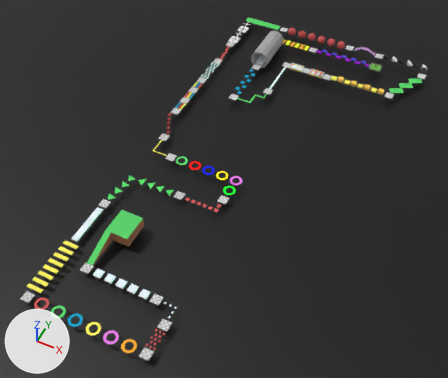
One commit to the glTF model assets/Sample obby/obby.gltf: the scene before it, then after it.
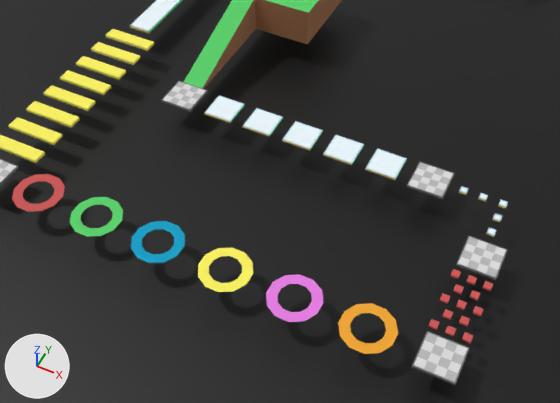
Old and new are each drawn whole from a 50 mm lens placed at (36.3, -209.0, 154.6), pointed at (-27.2, -82.0, -4.1) and again close up from a 50 mm lens placed at (-14.8, -178.3, 48.2), pointed at (-35.3, -137.2, -3.2). Lighting does not change. The marker at lower left points along +X, +Y and +Z. The first two pictures are the older version. Where no turn or scale is listed for an object, it has been applied to the vertices.
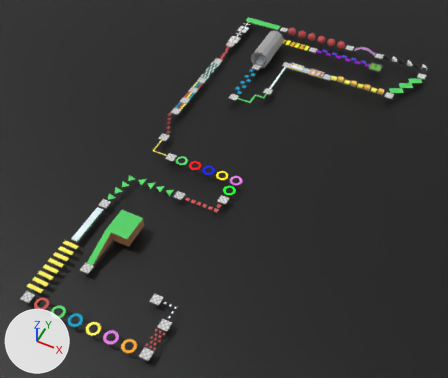
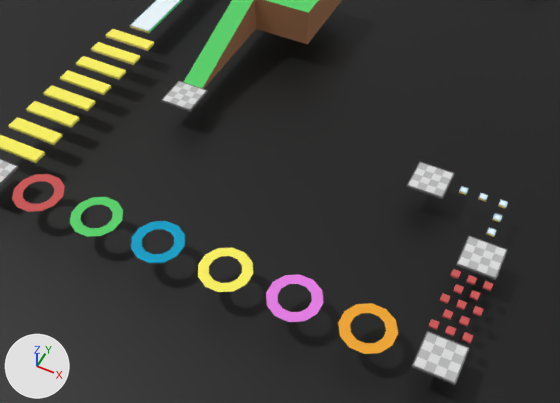
Location of each change, [x1, y1, x2, y2] in pixels of the close-ups (560 x 403 px):
'cube.120', deleted: before [365, 148, 407, 180]
'cube.121', deleted: before [323, 135, 364, 165]
'cube.122', deleted: before [282, 121, 323, 151]
'cube.123', deleted: before [243, 108, 283, 137]
'cube.124', deleted: before [204, 95, 245, 123]

Edits to the bpy script that builds the scene:
```text
Remove ob_cube_120:
    ob_cube_120 = bpy.data.objects.new('cube.120', me_mesh_168)
    ob_cube_120.location = (-26.63, -132.5, 0.6)
Remove ob_cube_121:
    ob_cube_121 = bpy.data.objects.new('cube.121', me_mesh_169)
    ob_cube_121.location = (-30.58, -132.5, 0.6)
Remove ob_cube_122:
    ob_cube_122 = bpy.data.objects.new('cube.122', me_mesh_170)
    ob_cube_122.location = (-34.54, -132.5, 0.6)
Remove ob_cube_123:
    ob_cube_123 = bpy.data.objects.new('cube.123', me_mesh_171)
    ob_cube_123.location = (-38.5, -132.5, 0.6)
Remove ob_cube_124:
    ob_cube_124 = bpy.data.objects.new('cube.124', me_mesh_172)
    ob_cube_124.location = (-42.46, -132.5, 0.6)
```
